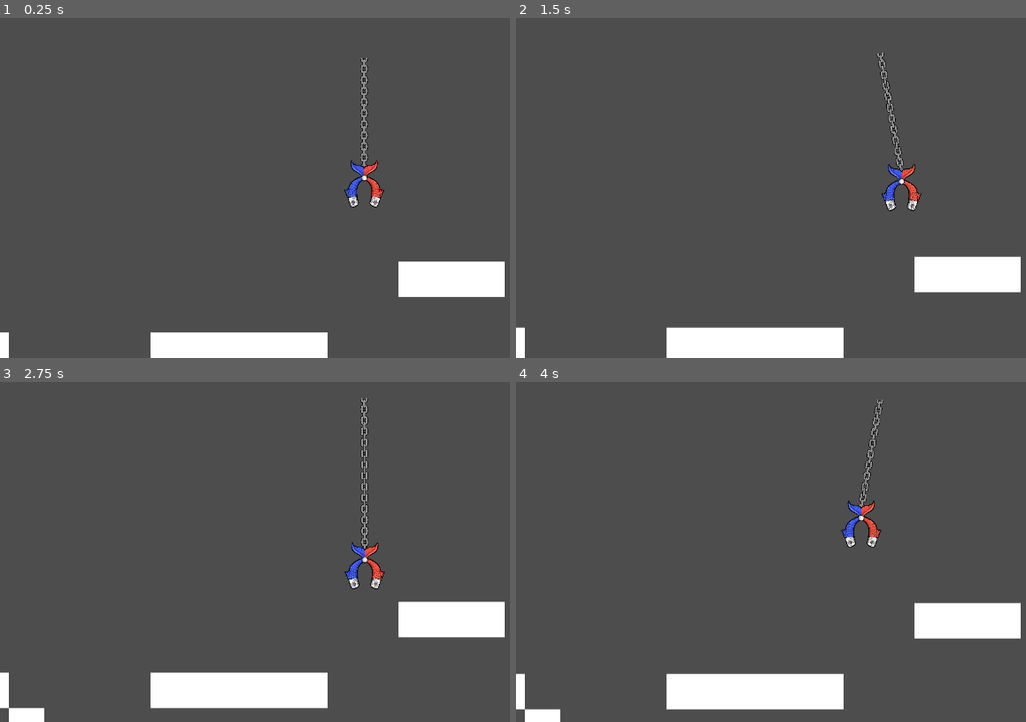
Above: before the commit, frames 1-4 (two rows, left to right).
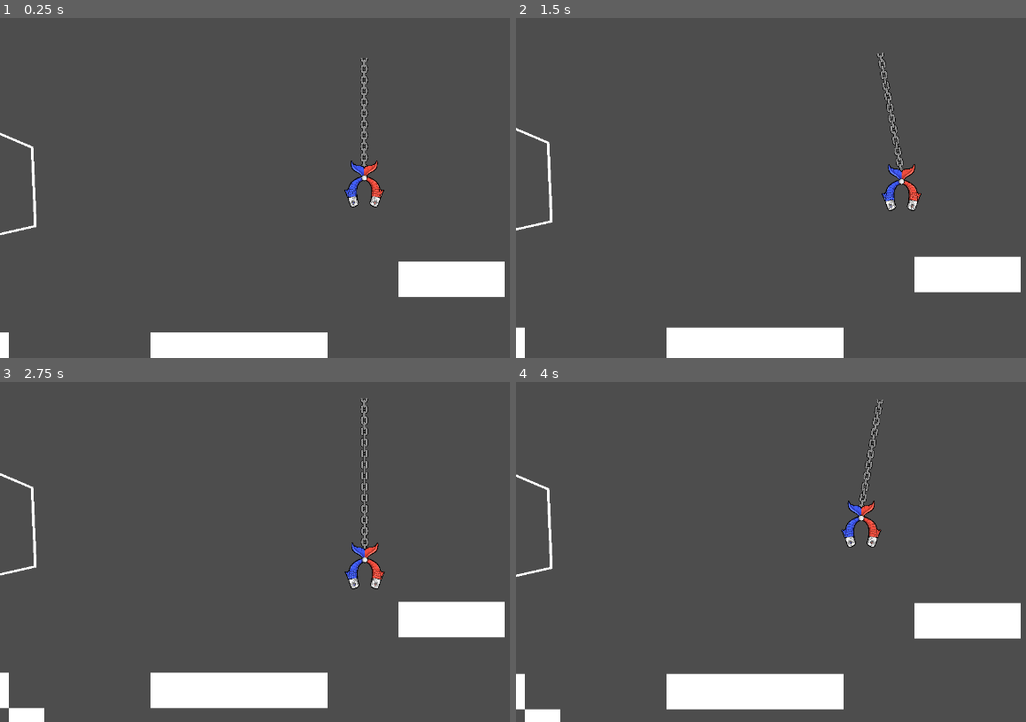
Above: after the commit, the same moments.

Repository: xtr3m3nerd/mini-jam-153-magnet-fishing
Game: Godot game, scene res://scenes/testing/test_zone.tscn
Two runs of this game, one before a commit and one after it. Both use one fixed random seed, a clock stepped at 60 frames per second and the inputs below. The project has no main scene, so this scene is started directly. The engine's default icon, where the game draws it, is replaced by a stand-in: a white triangle on a blue panel in a dark square.
Inputs (mouse positions are in pixels of both pictures, inside the frame that each line leads up to):
- Up to frame 1 (0.25 s): no input
- Up to frame 2 (1.5 s): move the mouse to (1025, 140) at 0.52 s; hold D (move_right) 0.53-1.28 s; hold Space (magnet) 0.53-1.28 s; move the mouse to (730, 177) at 1.27 s; hold S (move_down) from 1.28 s (still down); tap Space (magnet) at 1.35 s
- Up to frame 3 (2.75 s): move the mouse to (423, 436) at 2.02 s; release S (move_down) at 2.03 s; hold D (move_right) from 2.03 s (still down); hold Space (magnet) from 2.03 s (still down)
- Up to frame 4 (4 s): move the mouse to (832, 603) at 2.77 s; release D (move_right) at 2.78 s; release Space (magnet) at 2.78 s; hold W (move_up) 2.78-3.53 s; tap Space (magnet) at 2.85 s; move the mouse to (outside the picture) at 3.52 s; hold A (move_left) from 3.53 s (still down); hold Space (magnet) from 3.53 s (still down)

The runs differ from the first frame. In frame 1, 0.2% of the frame differs, in the area x 0-8%, y 33-64%; in frame 2, 0.2%, in the area x 0-8%, y 32-63%; in frame 3, 0.2%; in frame 4, 0.2%.

Commit message:
create enemy logic

Diff:
--- /dev/null
+++ b/scenes/prefabs/enemy.gd
@@ -0,0 +1,112 @@
+extends CharacterBody2D
+
+@onready var collision_shape_2d = $CollisionShape2D
+@onready var latch_check_ray = $LatchCheckRay
+@onready var graphics = $Graphics
+
+@export var move_speed: float = 75.0
+@export var chase_speed: float = 150.0
+@export var move_acceleration: float = 125.0
+@export var chase_acceleration: float = 100.0
+@export var dist_tolerance: float = 10.0
+@export var damping: float = 0.1
+
+@export var explore_path: Line2D
+var path: PackedVector2Array = []
+var path_idx = -1
+
+@onready var player: CharacterBody2D = get_tree().get_first_node_in_group("player")
+@onready var state_label = $StateLabel
+@onready var target_locator = $TargetLocator
+
+enum EnemyStates {
+	IDLE,
+	PATROL,
+	CHASE,
+	LATCHED,
+}
+var current_state = EnemyStates.IDLE
+var flipped = false
+
+func _ready():
+	if explore_path:
+		for pos in explore_path.points:
+			path.append(pos + explore_path.global_position)
+	else:
+		path.append(global_position)
+	change_state(EnemyStates.IDLE)
+	$Line2D.global_position = Vector2.ZERO
+	$Line2D.points = path
+	$Line2D.reparent(get_tree().current_scene)
+
+func _process(delta):
+	target_locator.global_position = path[path_idx]
+
+func _physics_process(delta):
+	match current_state:
+		EnemyStates.IDLE:
+			idle(delta)
+		EnemyStates.PATROL:
+			patrol(delta)
+		EnemyStates.CHASE:
+			chase(delta)
+		EnemyStates.LATCHED:
+			idle(delta)
+
+	move_and_slide()
+
+func idle(delta):
+	velocity *= pow(damping, delta)
+
+func patrol(delta):
+	move_towards_point(delta, path[path_idx], move_speed, move_acceleration)
+	if path[path_idx].distance_to(global_position) < dist_tolerance:
+		change_state(EnemyStates.IDLE)
+
+func chase(delta):
+	move_towards_point(delta, player.global_position - Vector2.UP * 23.0, chase_speed, chase_acceleration)
+	attempt_to_latch_to_player()
+
+func move_towards_point(delta: float, point: Vector2, speed: float, acceleration: float):
+	var dir = point - global_position
+	dir = dir.normalized()
+	dir.y *= 4.0
+	dir *= acceleration
+	velocity += dir * delta
+	if velocity.length() > move_speed:
+		velocity = velocity.normalized() * move_speed
+	correct_direction()
+
+func correct_direction():
+	if !flipped and velocity.x < 0:
+		flipped = true
+		latch_check_ray.target_position.x *= -1.0
+		graphics.scale.x *= -1.0
+	elif flipped and velocity.x > 0:
+		flipped = false
+		latch_check_ray.target_position.x *= -1.0
+		graphics.scale.x *= -1.0
+
+func attempt_to_latch_to_player():
+	if latch_check_ray.is_colliding():
+		change_state(EnemyStates.LATCHED)
+
+func _on_idle_timer_timeout():
+	change_state(EnemyStates.PATROL)
+
+func change_state(new_state: EnemyStates):
+	$IdleTimer.stop()
+	match new_state:
+		EnemyStates.IDLE:
+			$IdleTimer.start()
+			state_label.text = "IDLE"
+		EnemyStates.PATROL:
+			path_idx = (path_idx + 1) % path.size()
+			state_label.text = "PATROL"
+		EnemyStates.CHASE:
+			state_label.text = "CHASE"
+			pass
+		EnemyStates.LATCHED:
+			state_label.text = "LATCHED"
+			pass
+	current_state = new_state
--- a/scenes/prefabs/enemy.tscn
+++ b/scenes/prefabs/enemy.tscn
@@ -1,7 +1,56 @@
-[gd_scene format=3 uid="uid://dm7sl8slnpt4"]
+[gd_scene load_steps=5 format=3 uid="uid://dm7sl8slnpt4"]
 
-[node name="Enemy" type="CharacterBody2D"]
+[ext_resource type="Texture2D" uid="uid://brj1ye55bkadx" path="res://assets/images/enemies/blue_shark.png" id="1_2kvv4"]
+[ext_resource type="Script" path="res://scenes/prefabs/enemy.gd" id="1_cnx4b"]
+[ext_resource type="Texture2D" uid="uid://catog4cl4ltxq" path="res://icon.svg" id="3_keynw"]
 
-[node name="Sprite2D" type="Sprite2D" parent="."]
+[sub_resource type="CapsuleShape2D" id="CapsuleShape2D_t0w4f"]
+
+[node name="Enemy" type="CharacterBody2D" groups=["enemy"]]
+collision_layer = 2
+collision_mask = 3
+script = ExtResource("1_cnx4b")
+
+[node name="TargetLocator" type="Sprite2D" parent="."]
+scale = Vector2(0.1, 0.1)
+texture = ExtResource("3_keynw")
+
+[node name="Graphics" type="Node2D" parent="."]
+
+[node name="Sprite2D" type="Sprite2D" parent="Graphics"]
+scale = Vector2(0.030896, 0.030896)
+texture = ExtResource("1_2kvv4")
 
 [node name="CollisionShape2D" type="CollisionShape2D" parent="."]
+rotation = 1.5708
+shape = SubResource("CapsuleShape2D_t0w4f")
+
+[node name="LatchCheckRay" type="RayCast2D" parent="."]
+target_position = Vector2(25, 0)
+collision_mask = 6
+
+[node name="IdleTimer" type="Timer" parent="."]
+wait_time = 2.0
+one_shot = true
+
+[node name="StateLabel" type="Label" parent="."]
+anchors_preset = 8
+anchor_left = 0.5
+anchor_top = 0.5
+anchor_right = 0.5
+anchor_bottom = 0.5
+offset_left = -20.0
+offset_top = -38.0
+offset_right = 20.0
+offset_bottom = -15.0
+grow_horizontal = 2
+grow_vertical = 2
+text = "IDLE"
+horizontal_alignment = 1
+vertical_alignment = 1
+
+[node name="Line2D" type="Line2D" parent="."]
+width = 2.0
+default_color = Color(0, 1, 1, 1)
+
+[connection signal="timeout" from="IdleTimer" to="." method="_on_idle_timer_timeout"]
--- a/scenes/testing/test_zone.tscn
+++ b/scenes/testing/test_zone.tscn
@@ -1,9 +1,10 @@
-[gd_scene load_steps=7 format=3 uid="uid://cg87jgoat87v"]
+[gd_scene load_steps=8 format=3 uid="uid://cg87jgoat87v"]
 
 [ext_resource type="Texture2D" uid="uid://cjupouwrmter5" path="res://assets/images/test_tiles.png" id="1_6o3ml"]
 [ext_resource type="PackedScene" uid="uid://clc5mjwjkcjp1" path="res://scenes/prefabs/pickup.tscn" id="2_p57a4"]
 [ext_resource type="PackedScene" uid="uid://bu86l3nulctim" path="res://scenes/prefabs/cameras/depth_follow_camera.tscn" id="3_b1a5v"]
 [ext_resource type="PackedScene" uid="uid://c2h0nj12p6euo" path="res://scenes/prefabs/rope.tscn" id="4_xnrau"]
+[ext_resource type="PackedScene" uid="uid://dm7sl8slnpt4" path="res://scenes/prefabs/enemy.tscn" id="5_oqbo7"]
 
 [sub_resource type="TileSetAtlasSource" id="TileSetAtlasSource_xcba5"]
 texture = ExtResource("1_6o3ml")
@@ -44,3 +45,14 @@
 
 [node name="Rope" parent="." instance=ExtResource("4_xnrau")]
 position = Vector2(769, 136)
+
+[node name="Line2D" type="Line2D" parent="."]
+scale = Vector2(1.21469, 0.991088)
+points = PackedVector2Array(285.669, 166.484, 386.106, 218.951, 388.576, 290.59, 265.088, 324.895, 198.404, 275.455, 225.571, 191.708, 262.618, 162.448)
+width = 2.0
+default_color = Color(1, 1, 1, 0.992157)
+
+[node name="Enemy" parent="Line2D" node_paths=PackedStringArray("explore_path") instance=ExtResource("5_oqbo7")]
+position = Vector2(306.25, 262.338)
+scale = Vector2(0.823254, 1.00899)
+explore_path = NodePath("..")
Not shown: 2 places in scenes/prefabs/magnet.tscn that only renumber resources
Not shown: 2 places in scenes/prefabs/rope.tscn that only renumber resources
